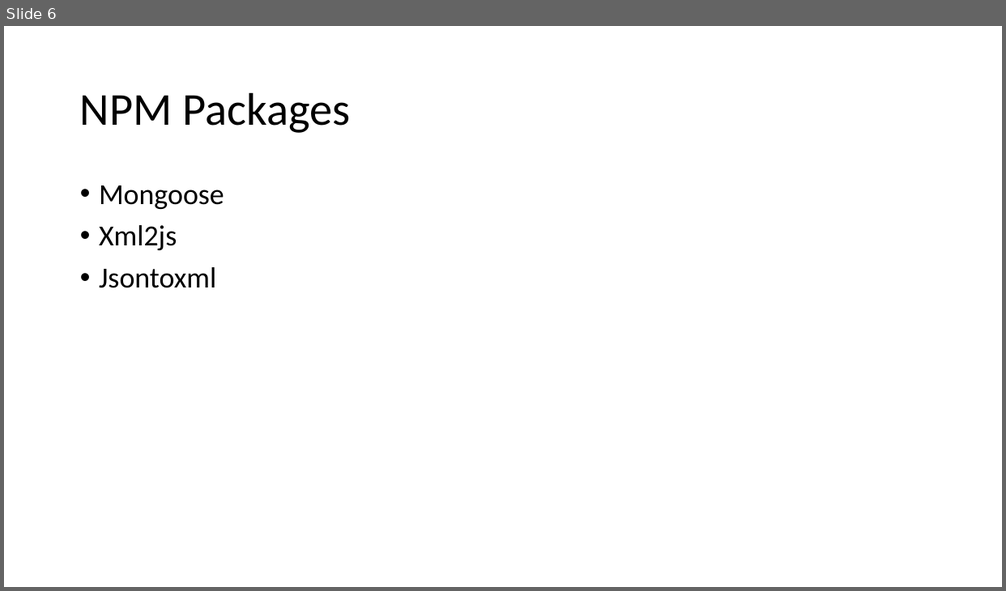
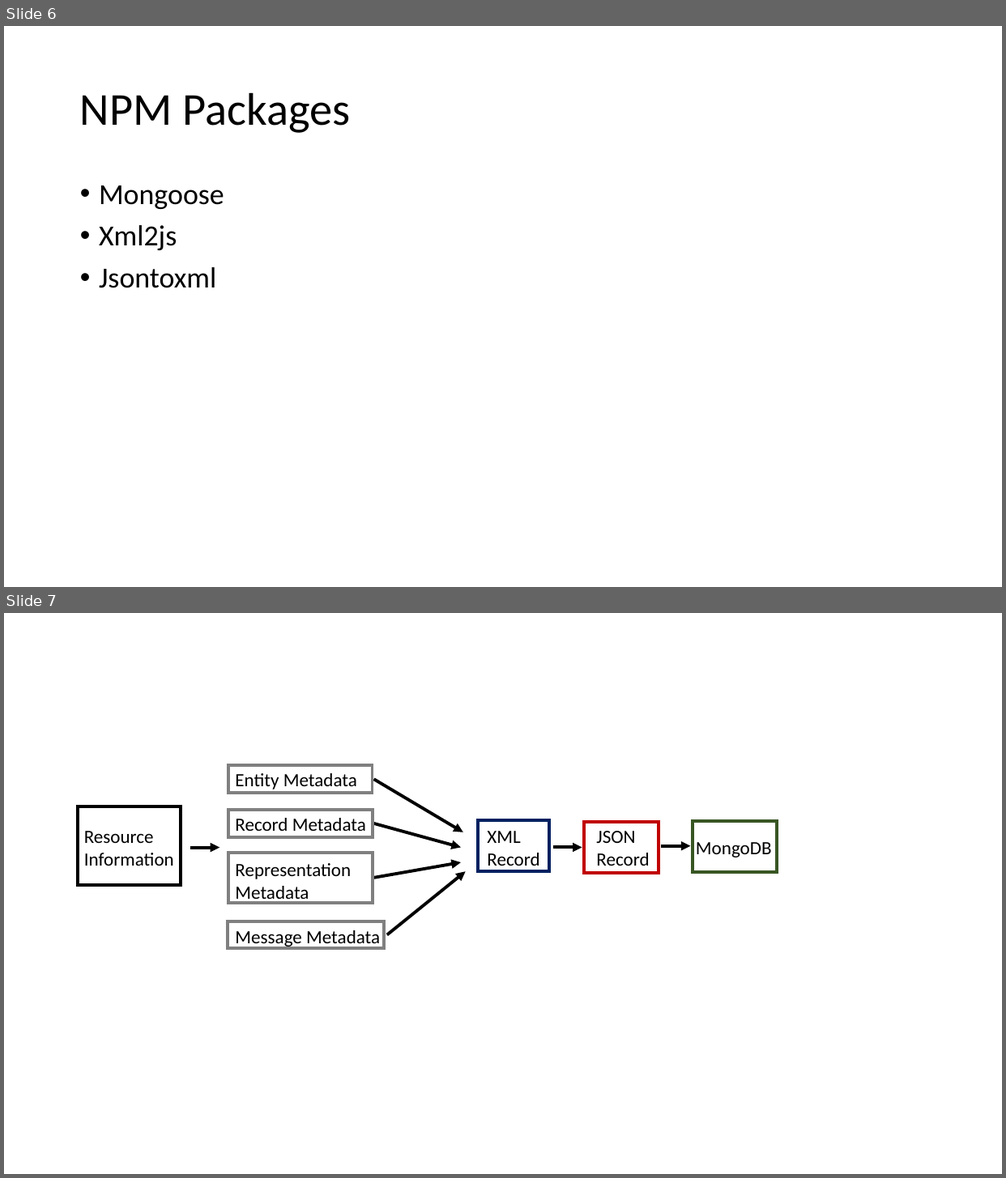
Before and after one commit to Jas1052/BHAVI2016, a slide deck: Presentations/NPDS_Mongo.pptx. Shown one above the other, each under a label of ours: slide 6 before the commit, slides 6 and 7 after it. The pictures are 1006x591 and 1006x1178 pixels, drawn with LibreOffice and Linux fonts; fonts in the diff are those of the drawing. Boxes give left, top, right and bottom in pixels: in the first picture for what was removed or moved away, otherwise in the second. Text is boxed around its words. In the diff, an @@ line names an element or a change of style, - is before the commit and + after.

```diff
--- a/Presentations/NPDS_Mongo.pptx
+++ b/Presentations/NPDS_Mongo.pptx
@@ slide 7 added at (4, 613, 1002, 1174), background #FFFFFF @@
@@ rectangle added at (228, 766, 373, 794), outline #808080 3 pt @@
@@ text added at (235, 773, 380, 948), 18 pt, text #000000 @@
+Entity Metadata
+Record Metadata
+Representation
+Metadata
+Message Metadata
@@ arrow added from (374, 779) to (463, 833), #000000 3 pt @@
@@ rectangle added at (78, 807, 180, 885), outline #000000 3 pt @@
@@ text added at (84, 831, 174, 866), 18 pt, text #000000 @@
+Resource
+Information
@@ rectangle added at (228, 810, 373, 837), outline #808080 3 pt @@
@@ arrow added from (374, 824) to (461, 847), #000000 3 pt @@
@@ rectangle added at (478, 820, 550, 871), outline #002060 3 pt @@
@@ text added at (487, 831, 539, 871), 18 pt, text #000000 @@
+XML
+Record
@@ rectangle added at (584, 822, 659, 873), outline #C00000 3 pt @@
@@ text added at (596, 831, 649, 866), 18 pt, text #000000 @@
+JSON
+Record
@@ rectangle added at (692, 821, 778, 872), outline #385723 3 pt @@
@@ arrow added from (190, 847) to (219, 847), #000000 3 pt @@
@@ rectangle added at (228, 853, 373, 903), outline #808080 3 pt @@
@@ arrow added from (552, 847) to (582, 847), #000000 3 pt @@
@@ arrow added from (661, 845) to (691, 845), #000000 3 pt @@
@@ text added at (696, 842, 772, 858), 18 pt, text #000000 @@
+MongoDB
@@ arrow added from (373, 878) to (461, 862), #000000 3 pt @@
@@ arrow added from (387, 935) to (466, 872), #000000 3 pt @@
@@ rectangle added at (228, 922, 385, 949), outline #808080 3 pt @@
```
Also in this commit, not shown: 13 other files.
